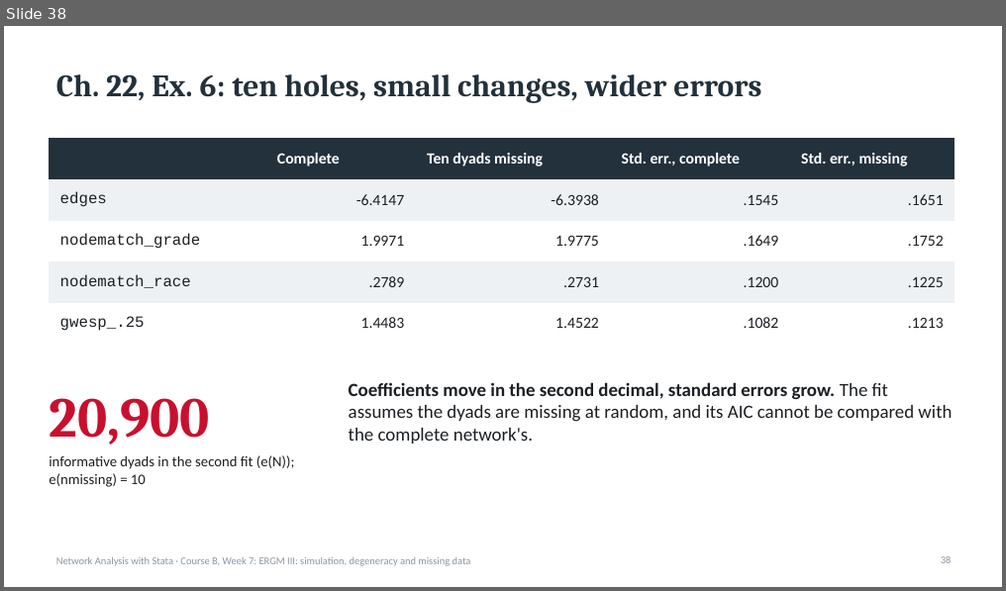
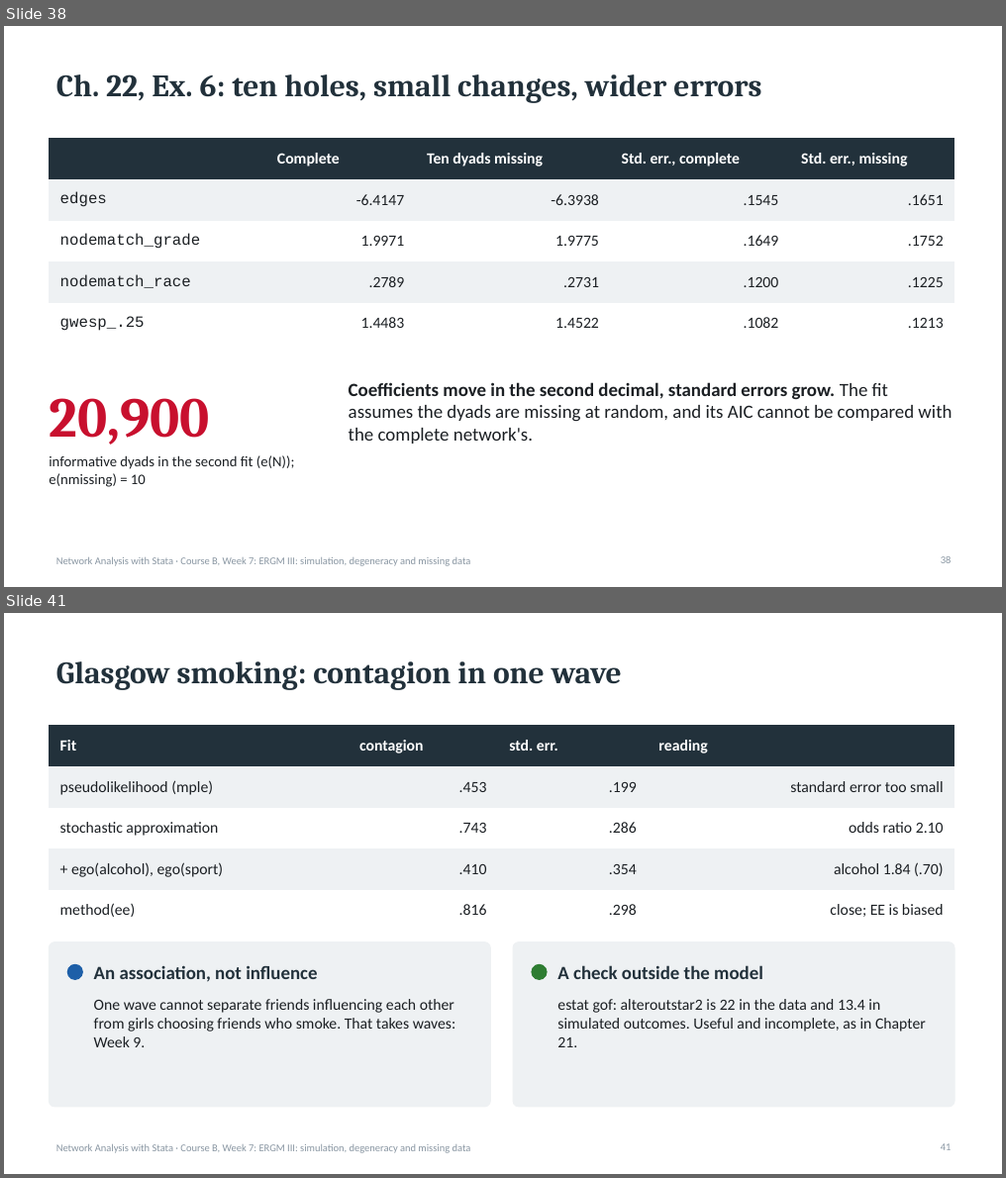
Before and after one commit to thomas-u-grund/nwcommands, a slide deck: website/book/teaching/slides/courseB_week07_ergm3_simulation_degeneracy.pptx. Shown one above the other, each under a label of ours: slide 38 before the commit, slides 38 and 41 after it; the slides between them are not shown. The pictures are 1006x591 and 1006x1178 pixels, drawn with LibreOffice and Linux fonts; fonts in the diff are those of the drawing. Boxes give left, top, right and bottom in pixels: in the first picture for what was removed or moved away, otherwise in the second. Text is boxed around its words. In the diff, an @@ line names an element or a change of style, - is before the commit and + after.

```diff
--- a/website/book/teaching/slides/courseB_week07_ergm3_simulation_degeneracy.pptx
+++ b/website/book/teaching/slides/courseB_week07_ergm3_simulation_degeneracy.pptx
@@ slide 41 added at [4, 613, 1002, 1174], background #FFFFFF; not listed: 1 template element that a slide beside it also shows @@
@@ title added at [56, 662, 622, 690], 30 pt, text #22313B, bold @@
+Glasgow smoking: contagion in one wave
@@ table added at [49, 725, 954, 921], 5 rows, 4 columns @@
+Fit | contagion | std. err. | reading
+pseudolikelihood (mple) | .453 | .199 | standard error too small
+stochastic approximation | .743 | .286 | odds ratio 2.10
++ ego(alcohol), ego(sport) | .410 | .354 | alcohol 1.84 (.70)
+method(ee) | .816 | .298 | close; EE is biased
@@ rounded rectangle added at [49, 943, 491, 1107], fill #EEF1F3, outline #EEF1F3 1 pt @@
@@ ellipse added at [67, 964, 82, 980], fill #1D5FA8, outline #1D5FA8 1 pt @@
@@ text added at [94, 965, 317, 982], 18 pt, text #22313B, bold @@
+An association, not influence
@@ rounded rectangle added at [513, 943, 954, 1107], fill #EEF1F3, outline #EEF1F3 1 pt @@
@@ ellipse added at [532, 964, 547, 980], fill #2E7D32, outline #2E7D32 1 pt @@
@@ text added at [557, 965, 763, 979], 18 pt, text #22313B, bold @@
+A check outside the model
@@ text added at [94, 999, 456, 1048], 15 pt, text #1B1F23 @@
+One wave cannot separate friends influencing each other from girls choosing friends who smoke. That takes waves: Week 9.
@@ text added at [557, 999, 926, 1048], 15 pt, text #1B1F23 @@
+estat gof: alteroutstar2 is 22 in the data and 13.4 in simulated outcomes. Useful and incomplete, as in Chapter 21.
@@ page number added at [941, 1144, 951, 1151], 10 pt, text #8A97A3 @@
+41
```
Also in this commit, not shown: 4 slides changed, 2 other slides added, 4 other files.
